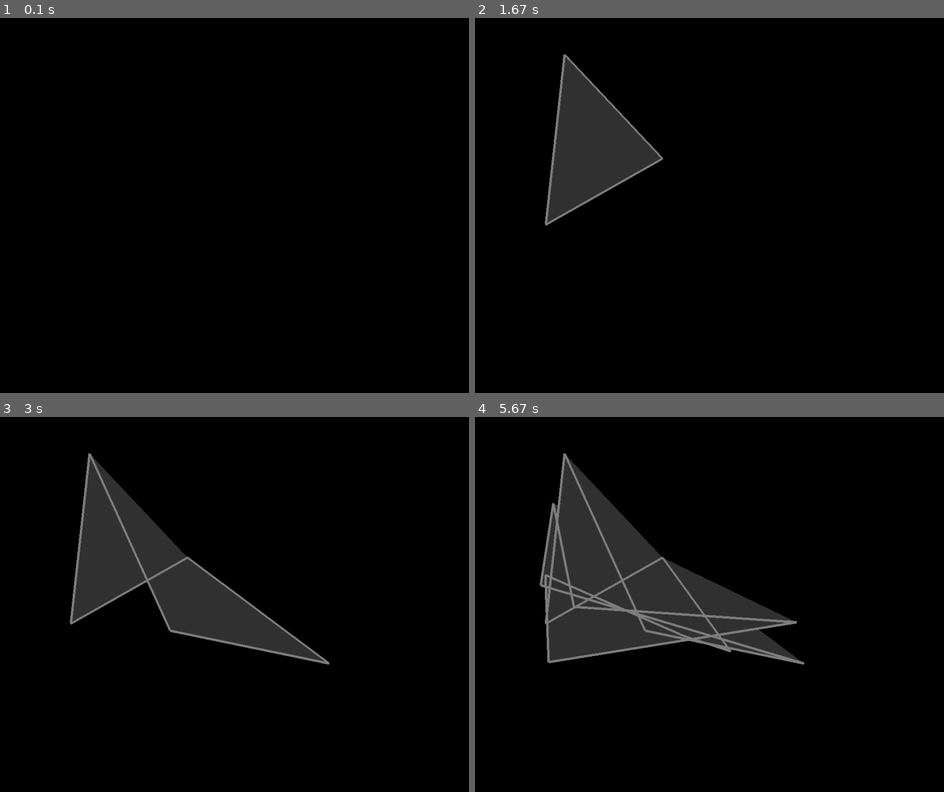
Above: before the commit, frames 1-4 (two rows, left to right).
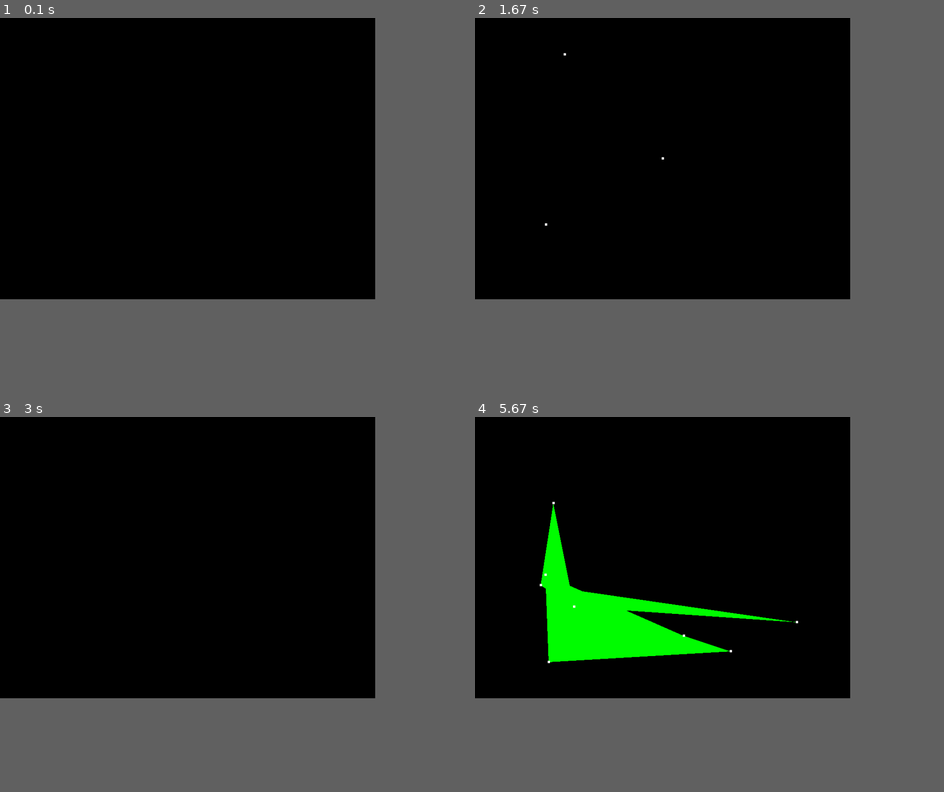
Above: after the commit, the same moments.

Repository: Nimgwen/UPCH-3D-OpenGL-modified-
Game: pygame game, started from 8. Dibujar poligono-triangles.py
The game is run twice, just before and just after one commit, with the same random seed, the same clock (stepped at 60 frames per second) and the same inputs.
Inputs (mouse positions are in pixels of both pictures, inside the frame that each line leads up to):
- Up to frame 1 (0.1 s): no input
- Up to frame 2 (1.67 s): click (662, 160) at 0.38 s; tap Space at 0.67 s; click (545, 224) at 1.05 s; click (564, 55) at 1.38 s
- Up to frame 3 (3 s): click (168, 630) at 1.72 s; click (328, 664) at 2.05 s; tap Space at 2.33, 2.73 s; tap C at 2.82 s
- Up to frame 4 (5.67 s): tap Space at 3.03 s; click (540, 585) at 3.22 s; click (554, 503) at 3.55 s; click (573, 608) at 3.88 s; click (798, 623) at 4.22 s; click (550, 660) at 4.55 s; click (545, 574) at 4.88 s; click (681, 634) at 5.22 s; click (728, 649) at 5.55 s
In our replay, the window is 900x720 before the commit and 720x540 after it. These sizes can differ from the game's own. Grey fills any space a smaller window leaves; there, only what the larger window draws over its background counts as a difference.

The runs differ from the first frame. In frame 1, only the window size differs. In frame 2, 5.6% of the frame differs, in the area x 14-41%, y 9-56%; in frame 3, 10%; in frame 4, 15%, in the area x 13-71%, y 9-67%.

Commit message:
Update 8. Dibujar poligono-triangles.py
demostrar la diferencia entre GL_TRIANGLES, GL_QUADS y GL_QUAD_STRIP

Diff:
--- a/8. Dibujar poligono-triangles.py
+++ b/8. Dibujar poligono-triangles.py
@@ -1,5 +1,3 @@
-import math
-import numpy as np
 import pygame
 from pygame.locals import *
 from OpenGL.GL import *
@@ -7,86 +5,94 @@
 
 pygame.init()
 
-ancho = 1000
-alto = 800
-ort_ancho = 640
-ort_alto = 800
+ancho = 800
+alto = 600
 
 pantalla = pygame.display.set_mode((ancho, alto), DOUBLEBUF | OPENGL)
-#colocar titulo:
-pygame.display.set_caption('Graficos en OpenGL')
+pygame.display.set_caption('Modos de renderizado OpenGL')
 
 def inicializar_Ortografica():
     glMatrixMode(GL_PROJECTION)
     glLoadIdentity()
-    gluOrtho2D(0, ort_ancho, 0, ort_alto)
+    gluOrtho2D(0, ancho, 0, alto)
 
-def plotearGrafico():
+def dibujar_punto(x, y):
+    glPointSize(5)
     glBegin(GL_POINTS)
-    px: GL_DOUBLE
-    py: GL_DOUBLE
-    for px in np.arange(0, 5, 0.00005):
-        py = math.exp(-px) * math.cos(2*math.pi * px)
-        glVertex2f(px, py)
+    glVertex2f(x, y)
     glEnd()
 
-def DibujarEstrella(x, y, tamanio):
-    glPointSize(tamanio)
-    glBegin(GL_POINTS)
-    glVertex2i(x, y)
+def plot_GL_TRIANGLES(puntos):
+    glColor3f(1, 0, 0)  # Rojo
+    glBegin(GL_TRIANGLES)
+    for i in range(0, len(puntos), 3):
+        for j in range(3):
+            if i+j < len(puntos):
+                glVertex2f(puntos[i+j][0], puntos[i+j][1])
     glEnd()
 
-def plot_linea():
-    for l in puntos:
-        glBegin(GL_LINE_STRIP)
-        for coords in l:
-            glVertex2f(coords[0], coords[1])
-        glEnd()
+    # Dibujar puntos
+    glColor3f(1, 1, 1)  # Blanco
+    for p in puntos:
+        dibujar_punto(p[0], p[1])
 
+def plot_GL_QUADS(puntos):
+    glColor3f(0, 1, 0)  # Verde
+    glBegin(GL_QUADS)
+    for i in range(0, len(puntos), 4):
+        for j in range(4):
+            if i+j < len(puntos):
+                glVertex2f(puntos[i+j][0], puntos[i+j][1])
+    glEnd()
 
-def map_value(current_min, current_max, new_min, new_max, value):
-    current_range = current_max - current_min
-    new_range = new_max - new_min
-    return new_min + new_range * ((value - current_min)/current_range)
+    # Dibujar puntos
+    glColor3f(1, 1, 1)  # Blanco
+    for p in puntos:
+        dibujar_punto(p[0], p[1])
 
-
-def plot_poligono():
-    glColor(0.2,0.2,0.2,1)
-    glBegin(GL_POLYGON) #GL_TRIANGLES, GL_TRIANGLE_STRIP, GL_TRIANGLE_FAN, GL_QUADS, GL_QUAD_STRIP
-    for p in puntos:
-        glVertex2f(p[0], p[1])
-    glEnd()
-    glColor(0.5,0.5,0.5,1)
-    glLineWidth(5)
-    glBegin(GL_LINE_LOOP)
+def plot_GL_QUAD_STRIP(puntos):
+    glColor3f(0, 0, 1)  # Azul
+    glBegin(GL_QUAD_STRIP)
     for p in puntos:
         glVertex2f(p[0], p[1])
     glEnd()
 
+    # Dibujar puntos
+    glColor3f(1, 1, 1)  # Blanco
+    for p in puntos:
+        dibujar_punto(p[0], p[1])
 
 puntos = []
-mouse_down = False
-Fin = False
+modo_actual = 0
+modos = [plot_GL_TRIANGLES, plot_GL_QUADS, plot_GL_QUAD_STRIP]
+nombres_modos = ["GL_TRIANGLES", "GL_QUADS", "GL_QUAD_STRIP"]
+
 inicializar_Ortografica()
 
-while not Fin:
-    pos = None
+while True:
     for event in pygame.event.get():
         if event.type == pygame.QUIT:
-            Fin = True
-        elif event.type == pygame.KEYDOWN:
-            if event.key == pygame.K_b:
-                puntos = []
+            pygame.quit()
+            quit()
         elif event.type == MOUSEBUTTONDOWN:
             pos = pygame.mouse.get_pos()
-            puntos.append((map_value(0, ancho, 0, ort_ancho, pos[0]),
-                        map_value(0, alto, ort_alto, 0, pos[1])))
+            puntos.append((pos[0], alto - pos[1]))
+        elif event.type == pygame.KEYDOWN:
+            if event.key == pygame.K_SPACE:
+                modo_actual = (modo_actual + 1) % len(modos)
+            elif event.key == pygame.K_c:
+                puntos = []
+
     glClear(GL_COLOR_BUFFER_BIT | GL_DEPTH_BUFFER_BIT)
     glMatrixMode(GL_MODELVIEW)
     glLoadIdentity()
-    #plot_linea()
-    plot_poligono()
+
+    modos[modo_actual](puntos)
+
+    # Mostrar el modo actual
+    font = pygame.font.Font(None, 36)
+    text = font.render(nombres_modos[modo_actual], True, (255, 255, 255))
+    pantalla.blit(text, (10, 10))
+
     pygame.display.flip()
-    pygame.time.wait(1)
-
-pygame.quit()
+    pygame.time.wait(10)
